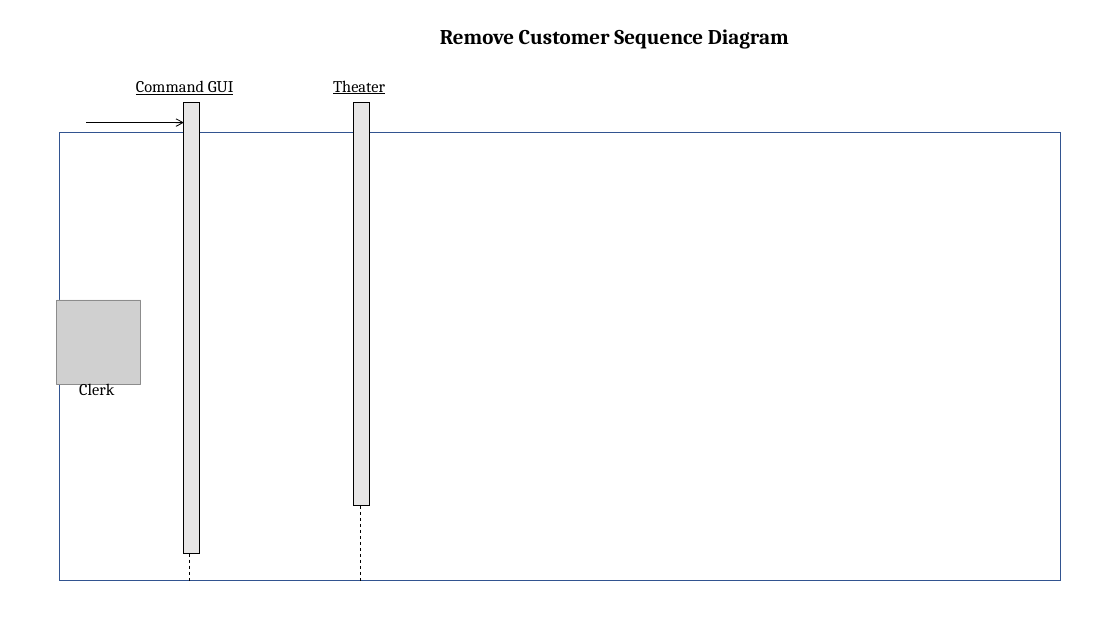
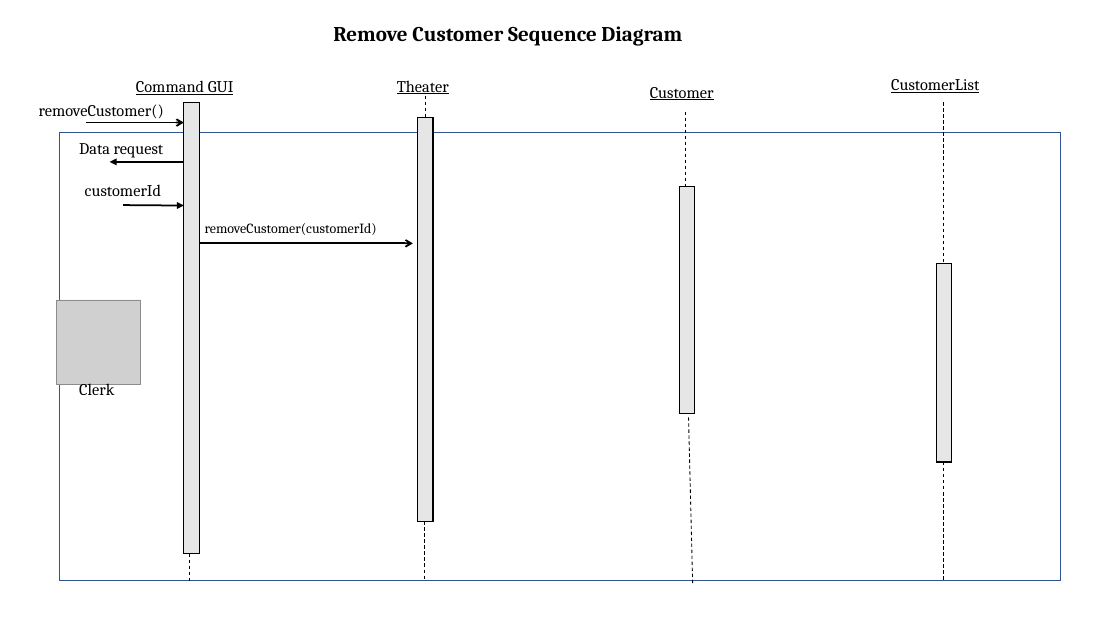
Before and after one commit to CCOJ/TheaterProject, a slide deck: slide 6 of Sequence charts/Sequence Charts.pptx. Drawn at 1120x630 pixels with LibreOffice and Linux fonts; fonts in the diff are those of the drawing; grey boxes stand for pictures. Boxes give left, top, right and bottom in pixels: in the first picture for what was removed or moved away, otherwise in the second. Text is boxed around its words. In the diff, an @@ line names an element or a change of style, - is before the commit and + after.

Commit message:
Updates Sequence chart

```diff
--- a/Sequence charts/Sequence Charts.pptx
+++ b/Sequence charts/Sequence Charts.pptx
@@ text "Remove Customer Sequence Diagram" moved from (x1=440, y1=29, x2=789, y2=49) to (x1=333, y1=26, x2=682, y2=46) @@
@@ text "Theater" moved from (x1=333, y1=80, x2=385, y2=94) to (x1=397, y1=80, x2=449, y2=94) @@
@@ text added at (x1=650, y1=87, x2=714, y2=100), 14 pt, text #000000, underline @@
+Customer
@@ text added at (x1=891, y1=79, x2=979, y2=93), 14 pt, text #000000, underline @@
+CustomerList
@@ text added at (x1=39, y1=104, x2=164, y2=118), 14 pt, text #000000 @@
+removeCustomer()
@@ rectangle moved from (x1=354, y1=103, x2=369, y2=506) to (x1=418, y1=118, x2=433, y2=521) @@
@@ line added from (425, 96) to (425, 118), #000000 0.75 pt dashed @@
@@ line added from (686, 112) to (686, 187), #000000 0.75 pt dashed @@
@@ line added from (944, 103) to (944, 264), #000000 0.75 pt dashed @@
@@ text added at (x1=79, y1=143, x2=163, y2=158), 14 pt, text #000000 @@
+Data request
@@ arrow (87, 123) - (184, 123): stroke #000000 0.75 pt to #000000 1.5 pt @@
@@ arrow added from (184, 162) to (109, 162), #000000 1.5 pt @@
@@ text added at (x1=85, y1=184, x2=161, y2=196), 14 pt, text #000000 @@
+customerId
@@ arrow added from (124, 205) to (184, 206), #000000 1.5 pt @@
@@ rectangle added at (x1=680, y1=187, x2=695, y2=413), fill #E7E6E6, outline #000000 1 pt @@
@@ text added at (x1=205, y1=223, x2=377, y2=235), 12 pt, text #000000 @@
+removeCustomer(customerId)
@@ arrow added from (199, 244) to (413, 244), #000000 1.5 pt @@
@@ rectangle added at (x1=936, y1=264, x2=951, y2=462), fill #E7E6E6, outline #000000 1 pt @@
@@ line added from (689, 418) to (693, 586), #000000 0.75 pt dashed @@
@@ line added from (944, 462) to (944, 581), #000000 0.75 pt dashed @@
@@ line moved from (360, 506) - (360, 581) to (424, 522) - (424, 581) @@
```
Also in this commit, not shown: 2 other slides changed.
